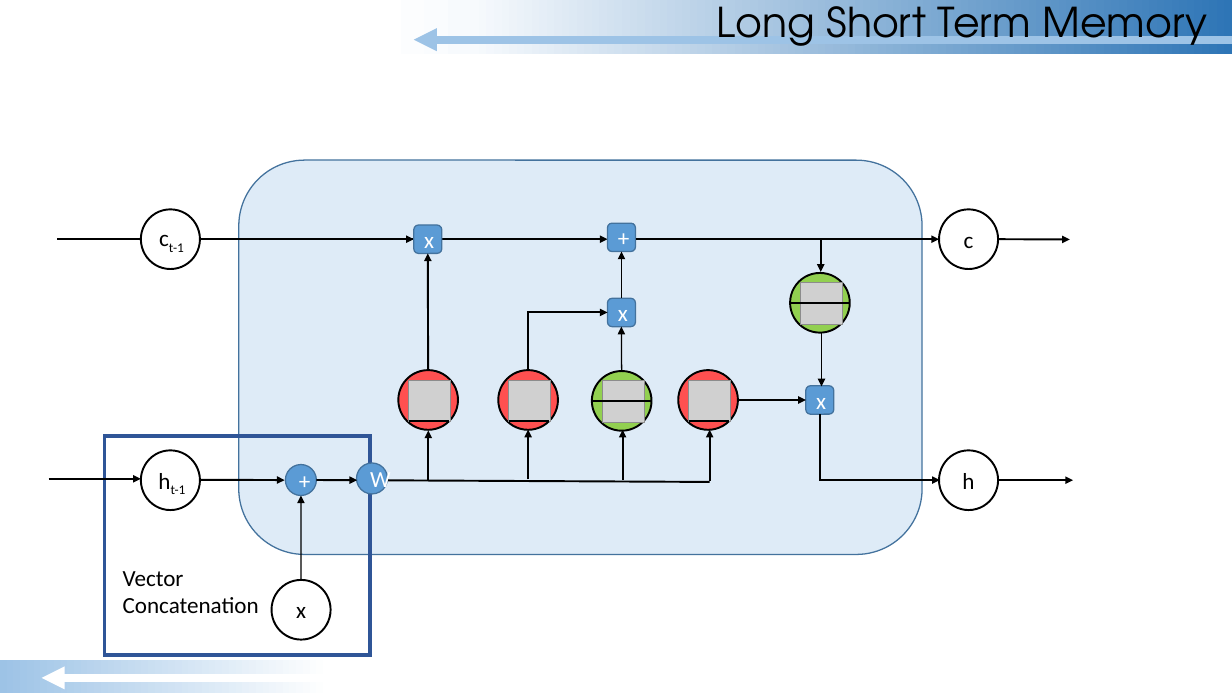
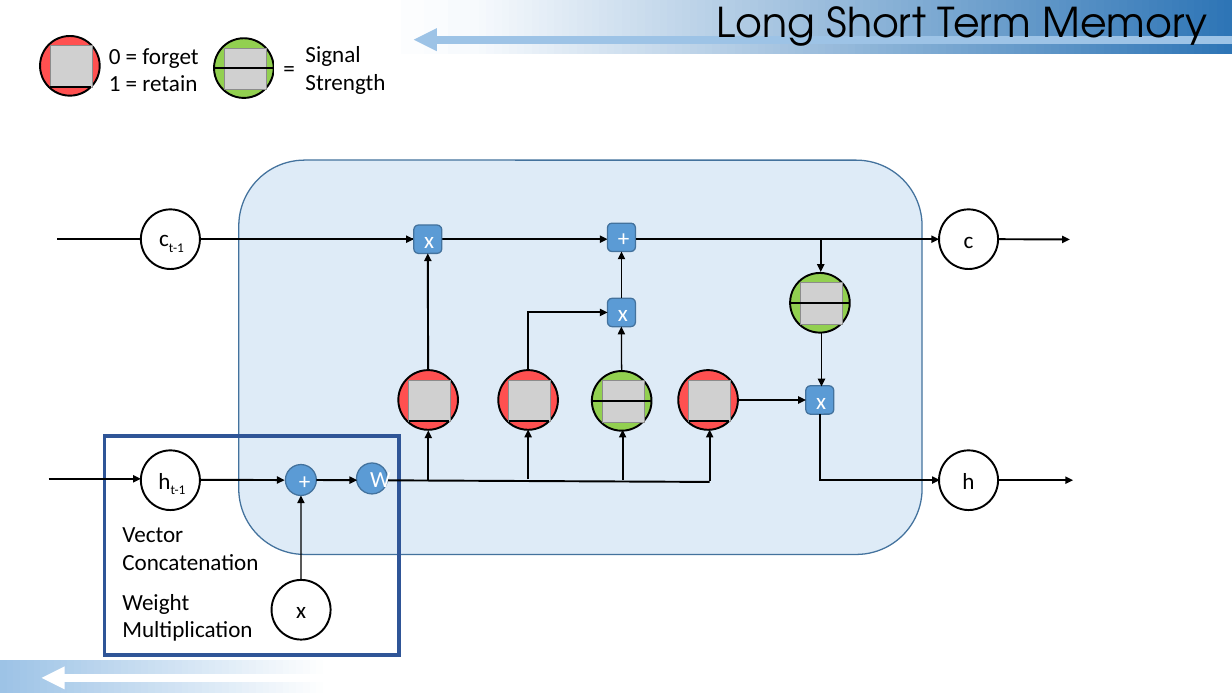
Before and after one commit to GradyKurpasi/RNN-Tutorial, a slide deck: slide 55 of MLP-RNN Tutorial.pptx (slide 56 before the commit). Drawn at 1232x693 pixels with LibreOffice and Linux fonts; fonts in the diff are those of the drawing; grey boxes stand for pictures. Boxes give left, top, right and bottom in pixels: in the first picture for what was removed or moved away, otherwise in the second. Text is boxed around its words. In the diff, an @@ line names an element or a change of style, - is before the commit and + after.

```diff
--- a/MLP-RNN Tutorial.pptx
+++ b/MLP-RNN Tutorial.pptx
@@ ellipse added at (x1=40, y1=36, x2=100, y2=96), fill #FF5050, outline #000000 1.5 pt @@
@@ picture added at (x1=51, y1=46, x2=93, y2=88) @@
@@ text added at (x1=109, y1=48, x2=198, y2=91), 18 pt, text #000000 @@
+0 = forget
+1 = retain
@@ ellipse added at (x1=214, y1=38, x2=274, y2=98), fill #92D050, outline #000000 1.5 pt @@
@@ picture added at (x1=225, y1=48, x2=267, y2=90) @@
@@ table added at (x1=274, y1=31, x2=407, y2=106), 1 rows, 2 columns @@
+= | Signal Strength
@@ line added from (51, 87) to (91, 87), #000000 1.5 pt @@
@@ line added from (214, 68) to (274, 68), #000000 1.5 pt @@
@@ rectangle resized from (x1=104, y1=436, x2=370, y2=656) to (x1=104, y1=436, x2=399, y2=656) @@
@@ text "Vector" moved from (x1=123, y1=571, x2=259, y2=613) to (x1=122, y1=527, x2=258, y2=641) @@
@@ text at (x1=122, y1=594, x2=252, y2=641): paragraphs added @@
+Weight
+Multiplication
```
Also in this commit, not shown: 28 other slides changed, 1 slide removed, 2 other files.
